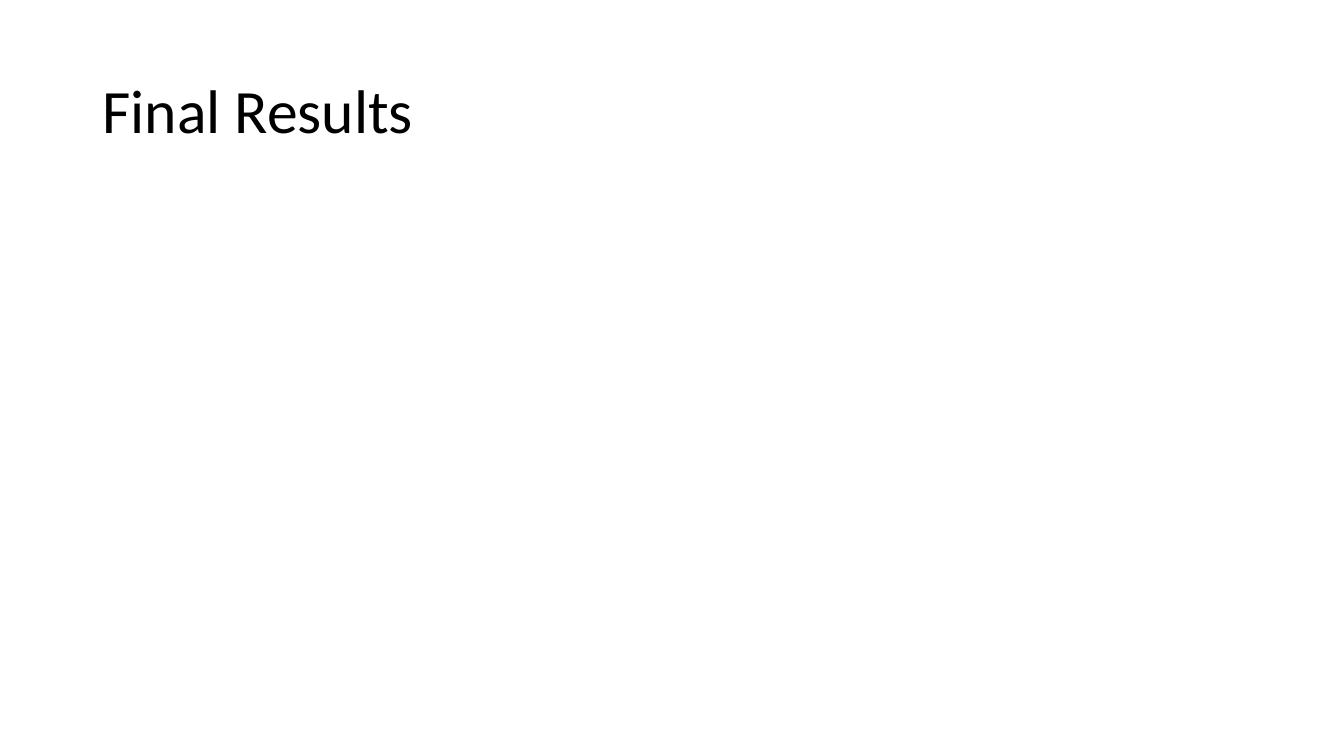
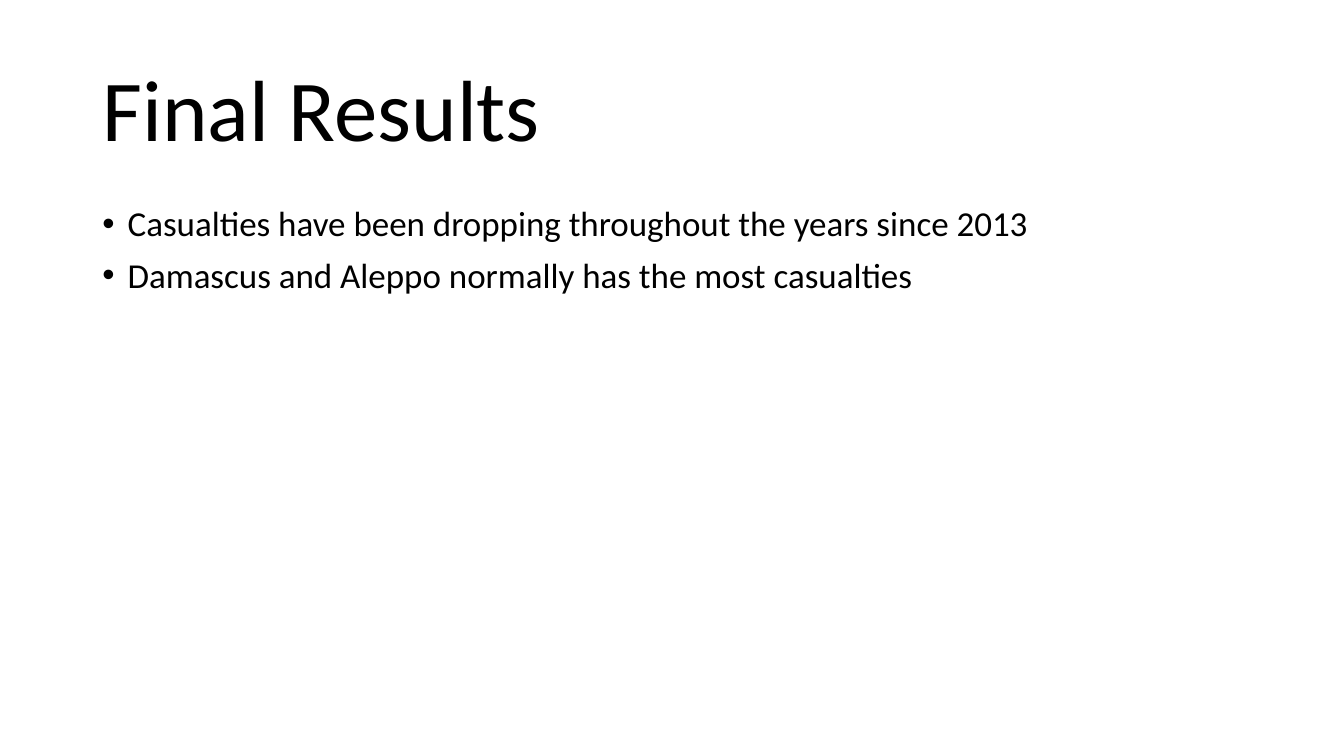
Before and after one commit to romansul/syrian-civil-war, a slide deck: slide 5 of FinalProjectPresentation.pptx (slide 4 before the commit). Drawn at 1344x756 pixels with LibreOffice and Linux fonts; fonts in the diff are those of the drawing; background and template pictures are left out. Boxes give left, top, right and bottom in pixels: in the first picture for what was removed or moved away, otherwise in the second. Text is boxed around its words. In the diff, an @@ line names an element or a change of style, - is before the commit and + after.

```diff
--- a/FinalProjectPresentation.pptx
+++ b/FinalProjectPresentation.pptx
@@ title "Final Results" at (102,80,540,142): size 44 to 62 pt @@
@@ text added at (128,211,1028,294), 25 pt, text #000000 @@
+• Casualties have been dropping throughout the years since 2013
+• Damascus and Aleppo normally has the most casualties
```
Also in this commit, not shown: 4 other slides changed, 1 slide added.
